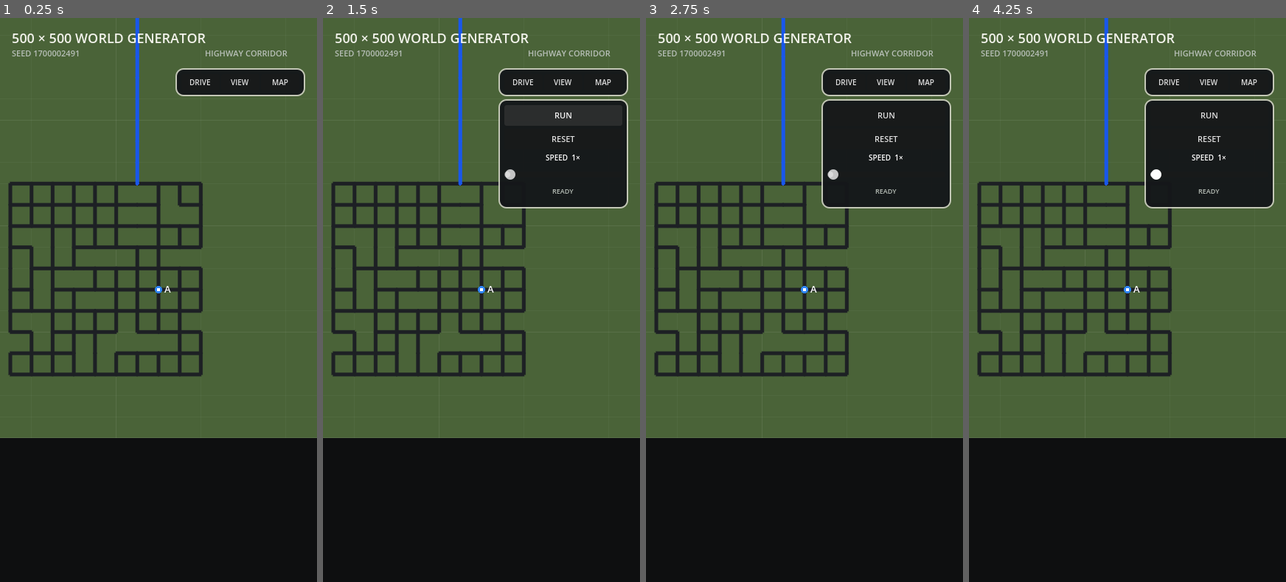
Above: before the commit, frames 1-4 (left to right).
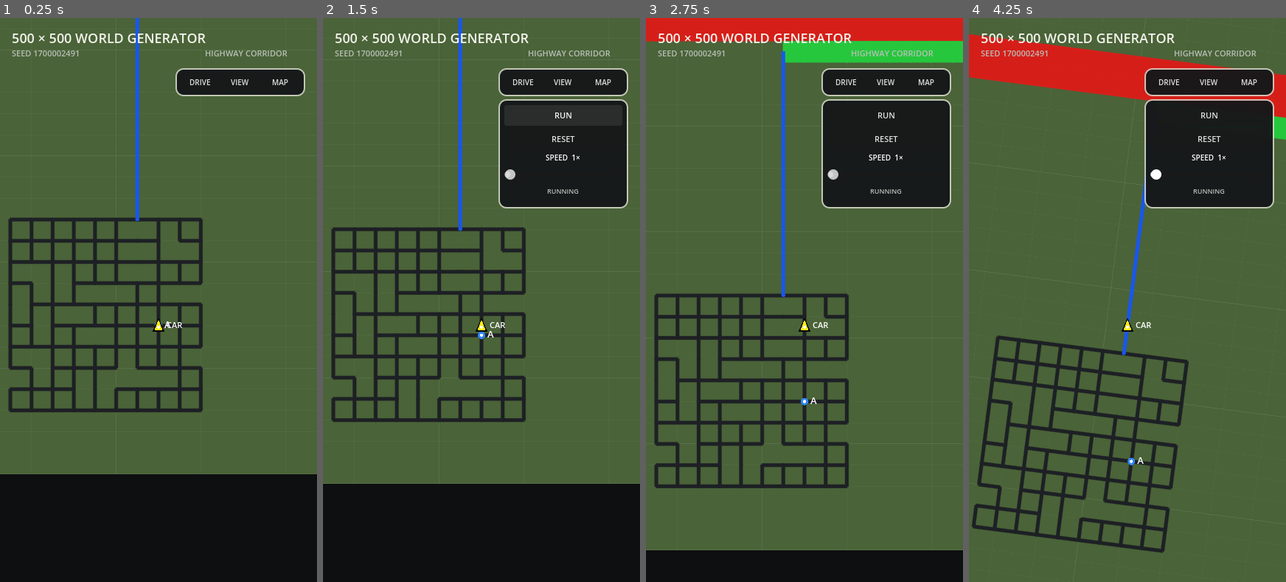
Above: after the commit, the same moments.

Repository: patrickcallahancomedy/comedian
Game: Godot game, scene res://scenes/drive/grid_world_prototype.tscn
The game is run twice, just before and just after one commit, with the same random seed, the same clock (stepped at 60 frames per second) and the same inputs. This scene is started directly instead of the project's main scene.
Inputs (mouse positions are in pixels of both pictures, inside the frame that each line leads up to):
- Up to frame 1 (0.25 s): no input
- Up to frame 2 (1.5 s): click "DRIVE" at 0.5 s; click "RUN" at 1.25 s
- Up to frame 3 (2.75 s): tap Enter (ui_accept) at 2, 2.27 s; move the mouse to (874, 271) at 2.02 s; hold Right from 2.03 s (still down); tap Space at 2.1 s; click (874, 271) at 2.17 s
- Up to frame 4 (4.25 s): release Right at 2.75 s; drag from (1064, 328) to (1111, 412) at 2.77 s; move the mouse to (1159, 175) at 3.52 s; hold Right from 3.53 s (still down); tap Space at 3.6 s

The runs differ from the first frame. In frame 1, 15% of the frame differs, in the area x 0-100%, y 1-81%; in frame 2, 16%; in frame 3, 34%; in frame 4, 38%, in the area x 0-100%, y 0-100%.
Error before the commit: Invalid access to property or key 'pressed' on a base object of type 'null instance'. (res://scripts/drive/grid_world_debug_car.gd:30)

Commit message:
Wire drive controls to collapsed panel

Diff:
--- a/godot/scripts/drive/grid_world_debug_car.gd
+++ b/godot/scripts/drive/grid_world_debug_car.gd
@@ -18,11 +18,11 @@
 var drive_forward := Vector2.UP
 
 @onready var map = $"../Map"
-@onready var run_button: Button = $"../DebugTabs/Tabs/DRIVE/RunButton"
-@onready var reset_button: Button = $"../DebugTabs/Tabs/DRIVE/ResetButton"
-@onready var speed_button: HSlider = $"../DebugTabs/Tabs/DRIVE/SpeedButton"
-@onready var speed_value_label: Label = $"../DebugTabs/Tabs/DRIVE/SpeedValueLabel"
-@onready var status_label: Label = $"../DebugTabs/Tabs/DRIVE/StatusLabel"
+@onready var run_button: Button = $"../DebugPanel/Content/DRIVE/RunButton"
+@onready var reset_button: Button = $"../DebugPanel/Content/DRIVE/ResetButton"
+@onready var speed_button: HSlider = $"../DebugPanel/Content/DRIVE/SpeedButton"
+@onready var speed_value_label: Label = $"../DebugPanel/Content/DRIVE/SpeedValueLabel"
+@onready var status_label: Label = $"../DebugPanel/Content/DRIVE/StatusLabel"
 
 
 func _ready() -> void:
